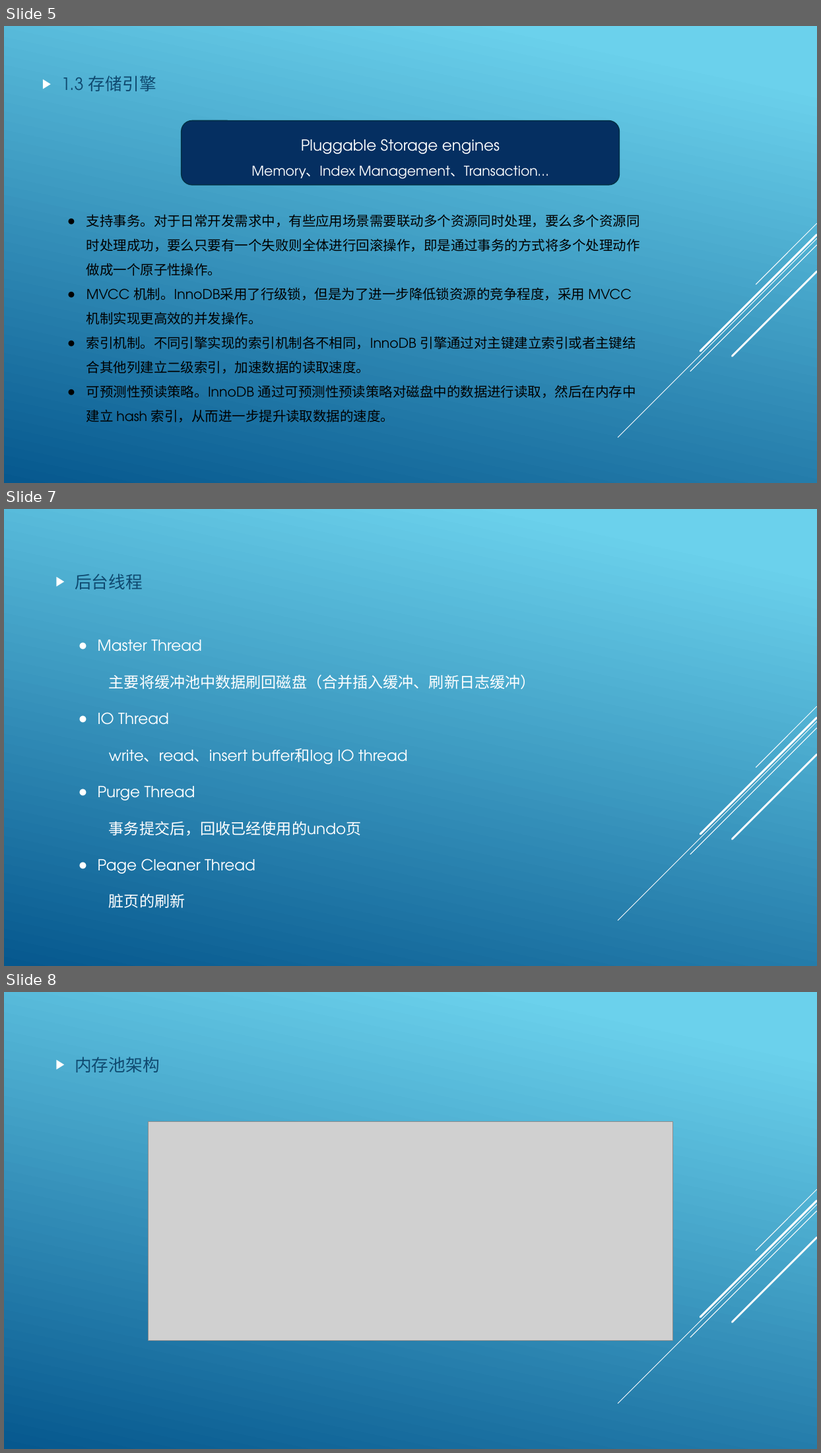
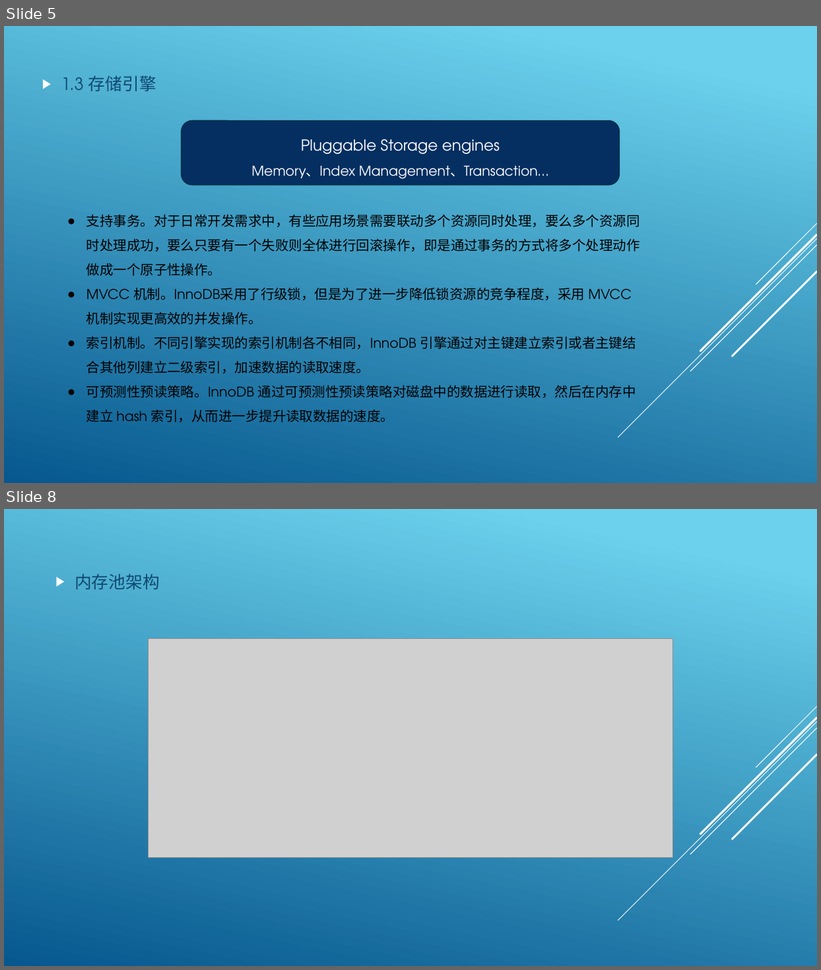
Before and after one commit to tank520/MyNote, a slide deck: 02 软件开发/03 数据库/MySQL.pptx. Shown one above the other, each under a label of ours: slides 5, 7 and 8 before the commit, slides 5 and 8 after it; the slides between them are not shown. The pictures are 821x1453 and 821x970 pixels, drawn with LibreOffice and Linux fonts; fonts in the diff are those of the drawing; grey boxes stand for pictures. Boxes give left, top, right and bottom in pixels: in the first picture for what was removed or moved away, otherwise in the second. Text is boxed around its words. In the diff, an @@ line names an element or a change of style, - is before the commit and + after.

```diff
--- a/02 软件开发/03 数据库/MySQL.pptx
+++ b/02 软件开发/03 数据库/MySQL.pptx
@@ slide 7 removed at (x1=4, y1=509, x2=817, y2=966), background gradient #6ED2EB to #06588E; not listed: 5 template elements that a slide beside it also shows @@
@@ text removed at (x1=75, y1=574, x2=143, y2=590) @@
-▶ 后台线程
@@ text removed at (x1=98, y1=640, x2=536, y2=908) @@
-● Master Thread
-主要将缓冲池中数据刷回磁盘（合并插入缓冲、刷新日志缓冲）
-● IO Thread
-write、read、insert buffer和log IO thread
-● Purge Thread
-  事务提交后，回收已经使用的undo页
-● Page Cleaner Thread
-脏页的刷新
```
Also in this commit, not shown: 2 slides added, 1 other slide removed.
